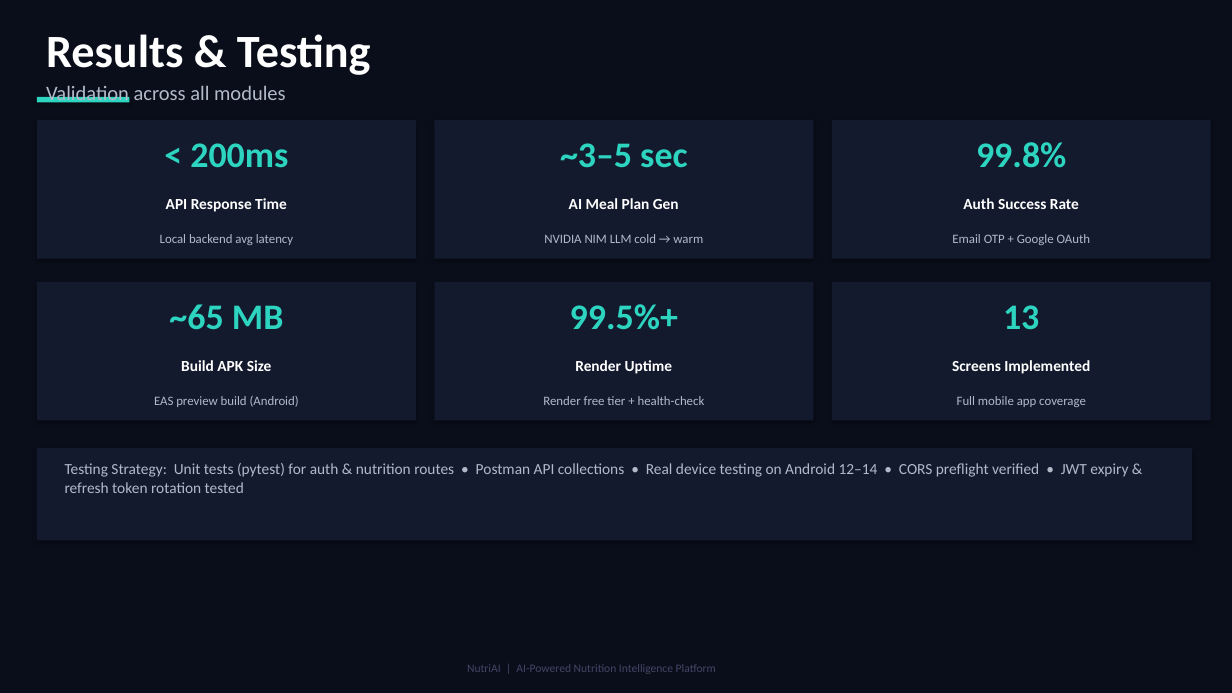
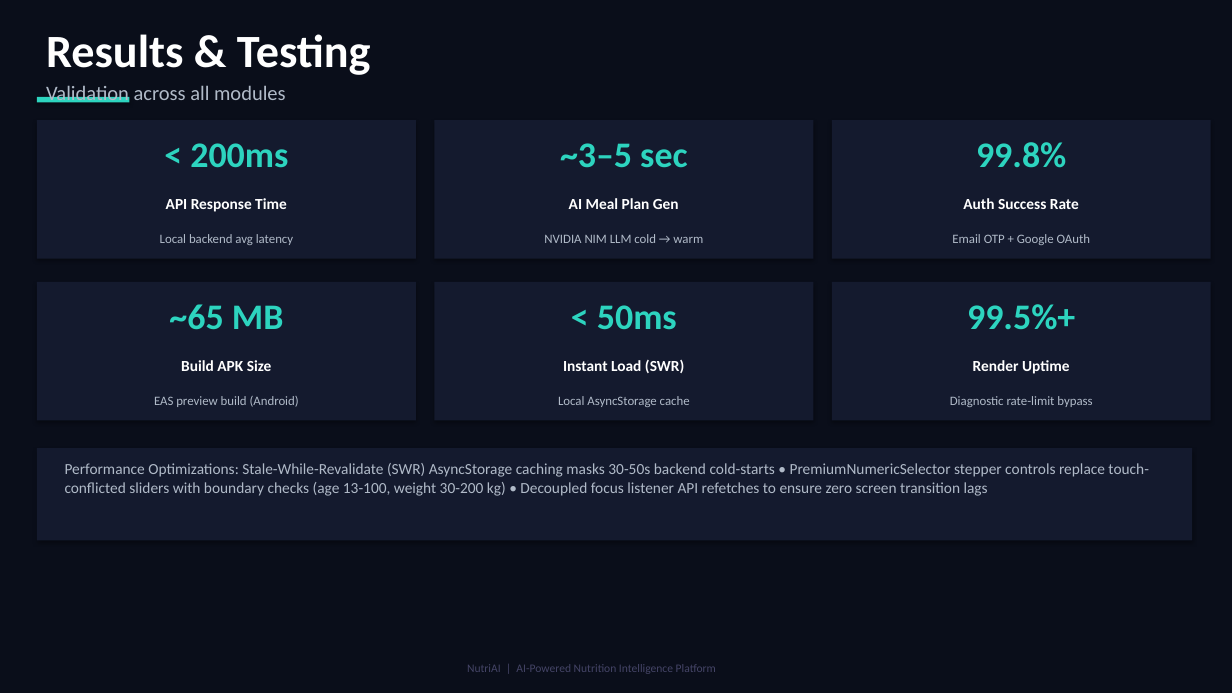
Before and after one commit to ttusharrr/NutritionAI, a slide deck: slide 10 of NutriAI_Presentation.pptx. Drawn at 1232x693 pixels with LibreOffice and Linux fonts; fonts in the diff are those of the drawing. Boxes give left, top, right and bottom in pixels: in the first picture for what was removed or moved away, otherwise in the second. Text is boxed around its words. In the diff, an @@ line names an element or a change of style, - is before the commit and + after.

Commit message:
docs & optimization: update comprehensive README, configuration templates, and finalize mobile feature parity and caching performance optimizations

```diff
--- a/NutriAI_Presentation.pptx
+++ b/NutriAI_Presentation.pptx
@@ text at (597, 305, 677, 330): text changed @@
-99.5%+
+< 50ms
@@ text at (967, 304, 1075, 330): text changed @@
-13
+99.5%+
@@ text at (563, 360, 684, 373): text changed @@
-Render Uptime
+Instant Load (SWR)
@@ text at (973, 360, 1069, 374): text changed @@
-Screens Implemented
+Render Uptime
@@ text at (558, 396, 690, 407): text changed @@
-Render free tier + health-check
+Local AsyncStorage cache
@@ text at (950, 396, 1092, 407): text changed @@
-Full mobile app coverage
+Diagnostic rate-limit bypass
@@ text at (65, 463, 1148, 496): text changed @@
-Testing Strategy: Unit tests (pytest) for auth & nutrition routes • Postman API collections • Real device testing on Android 12–14 • CORS preflight verified • JWT expiry & refresh token rotation tested
+Performance Optimizations: Stale-While-Revalidate (SWR) AsyncStorage caching masks 30-50s backend cold-starts • PremiumNumericSelector stepper controls replace touch-conflicted sliders with boundary checks (age 13-100, weight 30-200 kg) • Decoupled focus listener API refetches to ensure zero screen transition lags
```
Also in this commit, not shown: 1 other slide changed, 8 other files.
